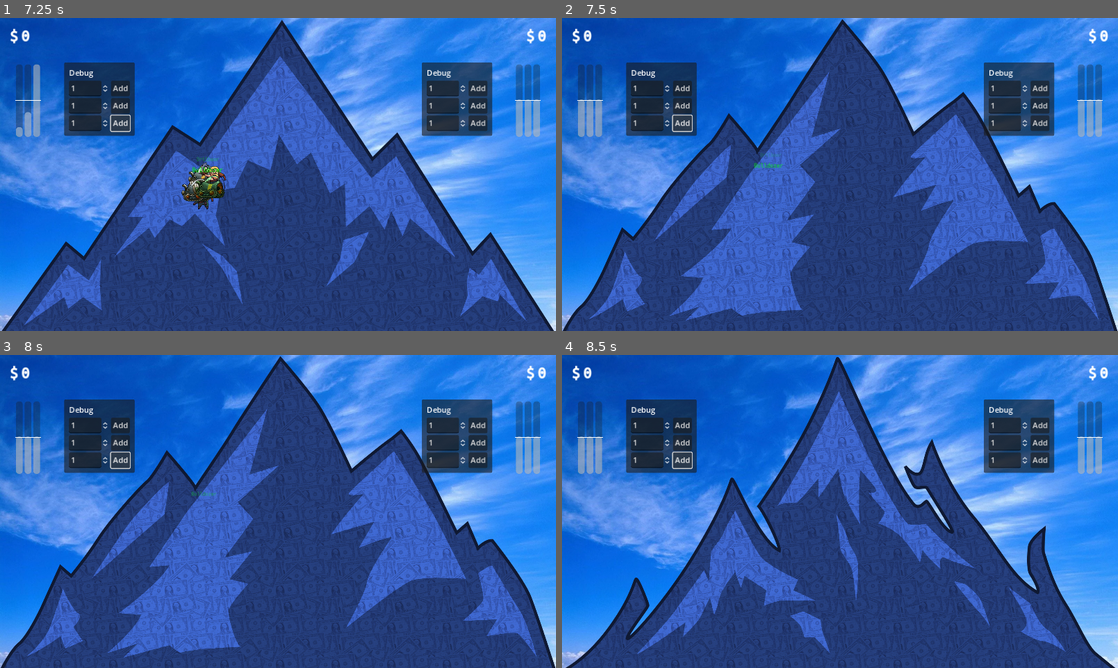
Above: before the commit, frames 1-4 (two rows, left to right).
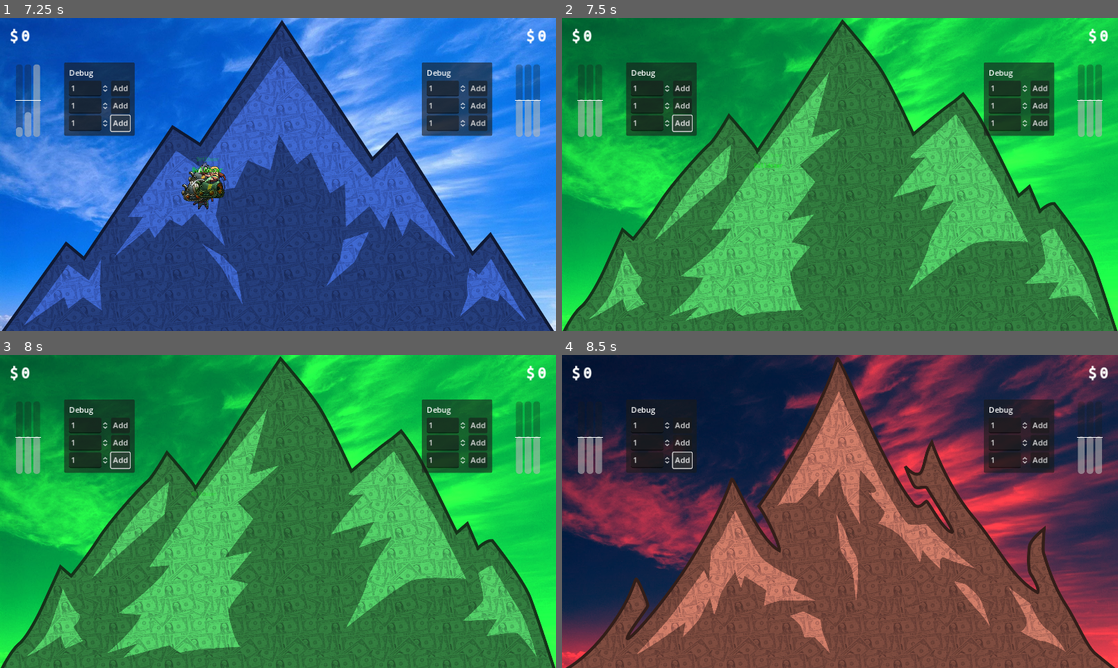
Above: after the commit, the same moments.

Repository: kwint/nfc-card-game
Game: Godot game, scene res://Scenes/Dashboard.tscn
Same seed, same stepped clock (60 frames per second), same inputs: the game is played once before the commit and once after it.
Inputs:
- Up to frame 1 (7.25 s): click "Add" at 0.5 s; click "Add" at 1.25 s; click "Add" at 2 s; click "Add" at 2.75 s; click "Add" at 3.5 s; click "Add" at 4.25 s; click "Add" at 5 s; click "Add" at 5.75 s; click "Add" at 6.5 s
- Up to frame 2 (7.5 s): tap M (next_mine) at 7.35 s
- Up to frame 3 (8 s): tap R (reconnect) at 7.55 s
- Up to frame 4 (8.5 s): tap R (reconnect) at 8.1 s; tap M (next_mine) at 8.3 s

Frame 1 is identical in both runs. In frame 2, 99% of the frame differs, in the area x 0-100%, y 0-100%; in frame 3, 99%; in frame 4, 99%.

Commit message:
When switching mine, switch background and mine colors

Diff:
--- a/dashboard/Scenes/Dashboard.tscn
+++ b/dashboard/Scenes/Dashboard.tscn
@@ -1,14 +1,12 @@
-[gd_scene load_steps=14 format=3 uid="uid://ca1ddejybbu0g"]
+[gd_scene load_steps=12 format=3 uid="uid://ca1ddejybbu0g"]
 
 [ext_resource type="Script" path="res://Scripts/GameController.gd" id="1_y0gn5"]
 [ext_resource type="Theme" uid="uid://n2sj11gmuqmo" path="res://Themes/MoneyFont.tres" id="2_1f4xi"]
 [ext_resource type="Script" path="res://Scripts/WebSocketClient.gd" id="2_tpx8r"]
-[ext_resource type="Texture2D" uid="uid://b42udxqeucn7a" path="res://Sprites/Mountain/mountain2.png" id="3_5al7l"]
 [ext_resource type="Texture2D" uid="uid://dlpgymkkdtcdc" path="res://Sprites/Mountain/sky.webp" id="3_f71f4"]
 [ext_resource type="Script" path="res://Scripts/MinerGrid.gd" id="3_gpr4m"]
 [ext_resource type="Script" path="res://Scripts/MoneyDisplay.gd" id="3_o437a"]
 [ext_resource type="PackedScene" uid="uid://c223vha4r3wq7" path="res://Prefabs/BalanceGauge.tscn" id="3_oc27c"]
-[ext_resource type="Texture2D" uid="uid://clmxjx3r3lipd" path="res://Sprites/Mountain/mountain3.png" id="4_bhlf6"]
 [ext_resource type="Texture2D" uid="uid://cnsgveexu0abx" path="res://Sprites/Mountain/mountain1.png" id="4_ca4uh"]
 [ext_resource type="Script" path="res://Scripts/Debug/Panel.gd" id="5_c15vj"]
 [ext_resource type="Script" path="res://Scripts/Debug/AddMiners.gd" id="6_gq5dx"]
@@ -19,7 +17,6 @@
 
 [node name="GameController" type="Node" parent="."]
 script = ExtResource("1_y0gn5")
-mountain_textures = Array[Texture2D]([ExtResource("4_ca4uh"), ExtResource("3_5al7l"), ExtResource("4_bhlf6")])
 
 [node name="StatsHttpClient" type="HTTPRequest" parent="GameController"]
 body_size_limit = 24000000
--- a/dashboard/Scripts/GameController.gd
+++ b/dashboard/Scripts/GameController.gd
@@ -21,10 +21,23 @@
 @onready var background = $"../Viewport/Background";
 @onready var mountain = $"../Viewport/AspectRatioContainer/ReferenceRect/Mountain";
 
-@export var mountain_textures: Array[Texture2D] = [];
+@export var background_colors: Array[Color] = [
+	Color.WHITE,
+	Color(0.3, 1.5, 0.3),
+	Color(1.5, 0.3, 0.3),
+];
+@export var mountain_textures: Array[Texture2D] = [
+	preload("res://Sprites/Mountain/mountain1.png"),
+	preload("res://Sprites/Mountain/mountain2.png"),
+	preload("res://Sprites/Mountain/mountain3.png"),
+];
+@export var mountain_colors: Array[Color] = [
+	Color(0.3, 0.5, 1.0),
+	Color(0.4, 1.0, 0.5),
+	Color(1.0, 0.6, 0.5),
+];
 
-var mine_id: int = Global.MINE_IDS[0];
-
+var mine_id: int;
 var fetch_stats_at: int;
 
 
@@ -33,7 +46,7 @@
 	stats_http_client.request_completed.connect(_on_stats_fetched)
 
 	# Connect on start
-	self.reconnect.call_deferred();
+	self.switch_mine.call_deferred(Global.MINE_IDS[0]);
 
 
 func _process(_delta):
@@ -82,8 +95,13 @@
 	self.mine_id = mine_id;
 	self.reconnect();
 
+	# Update textures and colors
+	if !self.background_colors.is_empty():
+		self.background.modulate = self.background_colors[self.get_mine_index() % self.background_colors.size()];
 	if !self.mountain_textures.is_empty():
 		self.mountain.texture = self.mountain_textures[self.get_mine_index() % self.mountain_textures.size()];
+	if !self.mountain_colors.is_empty():
+		self.mountain.modulate = self.mountain_colors[self.get_mine_index() % self.mountain_colors.size()];
 
 
 func cycle_mine():
